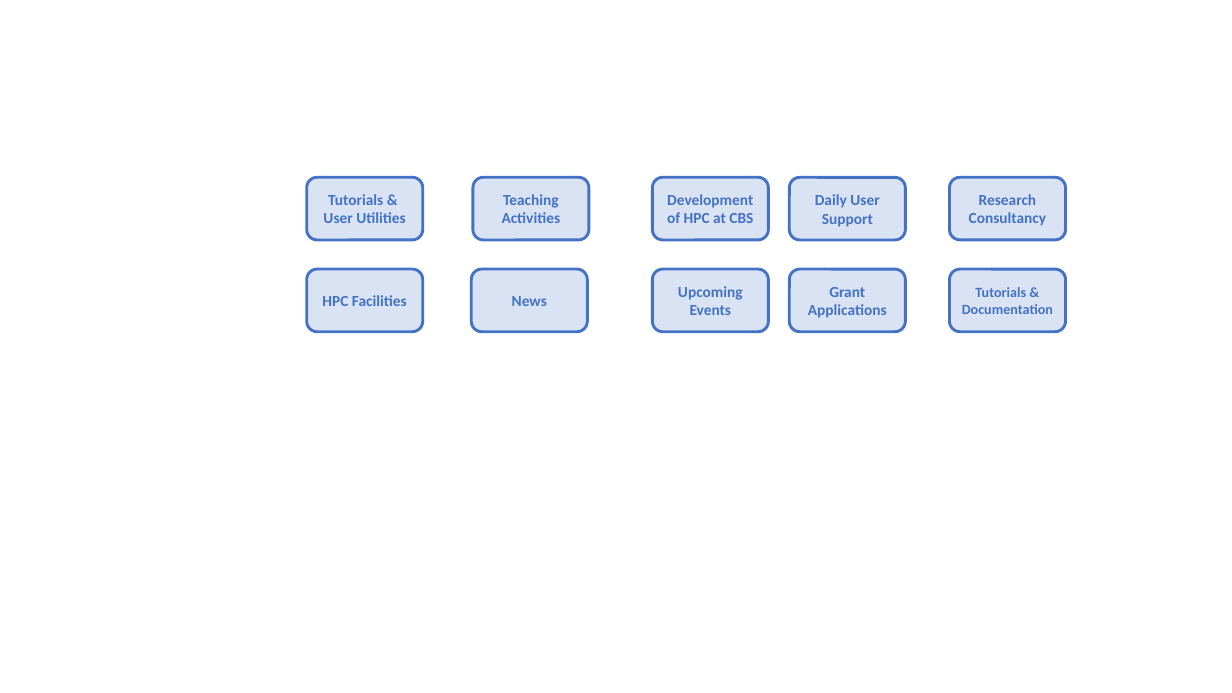
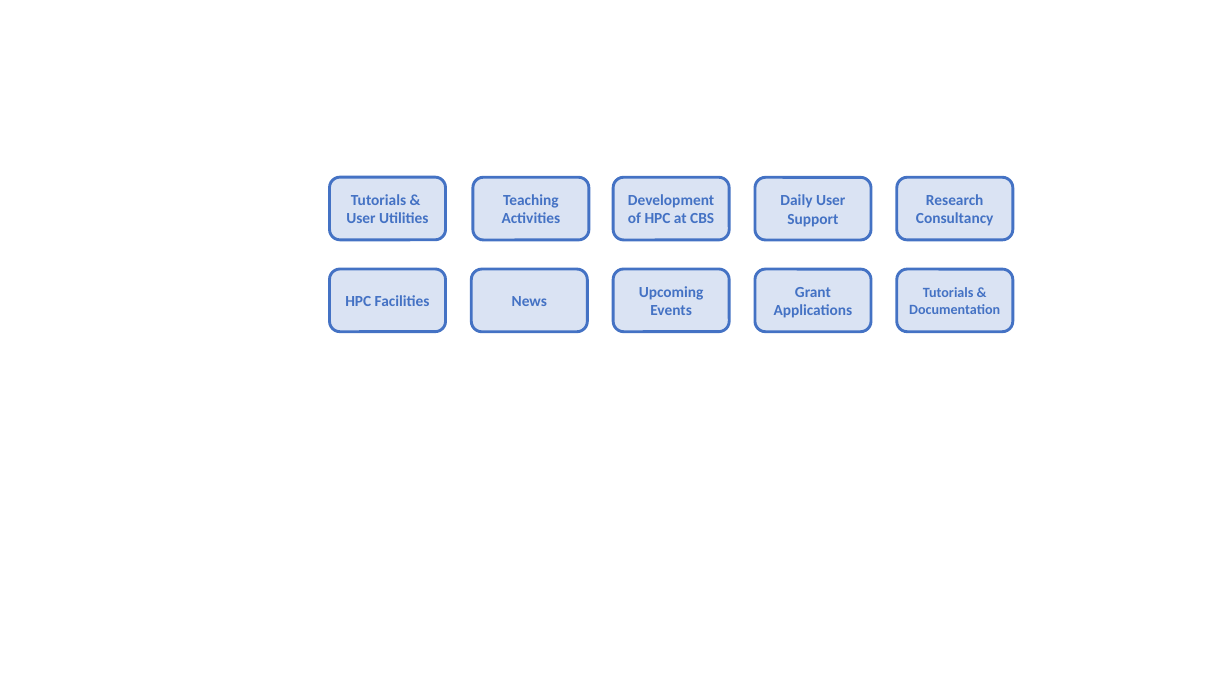
Before and after one commit to CBS-HPC/.github, a slide deck: slide 1 of profile/images/buttons.pptx. Drawn at 1232x693 pixels with LibreOffice and Linux fonts; fonts in the diff are those of the drawing. Boxes give left, top, right and bottom in pixels: in the first picture for what was removed or moved away, otherwise in the second. Text is boxed around its words. In the diff, an @@ line names an element or a change of style, - is before the commit and + after.

```diff
--- a/profile/images/buttons.pptx
+++ b/profile/images/buttons.pptx
@@ rounded rectangle "Tutorials &": place and size @@
-rounded rectangle "Tutorials &" at [307, 177, 423, 240]
+rounded rectangle "Tutorials &" at [330, 177, 446, 240]
@@ rounded rectangle "Development of HPC at CBS": place and size @@
-rounded rectangle "Development of HPC at CBS" at [653, 177, 769, 240]
+rounded rectangle "Development of HPC at CBS" at [614, 177, 730, 240]
@@ rounded rectangle "Daily User Support": place and size @@
-rounded rectangle "Daily User Support" at [789, 177, 906, 240]
+rounded rectangle "Daily User Support" at [755, 177, 872, 240]
@@ rounded rectangle "Research Consultancy": place and size @@
-rounded rectangle "Research Consultancy" at [950, 177, 1067, 240]
+rounded rectangle "Research Consultancy" at [897, 177, 1014, 240]
@@ rounded rectangle "HPC Facilities": place and size @@
-rounded rectangle "HPC Facilities" at [307, 269, 423, 332]
+rounded rectangle "HPC Facilities" at [330, 269, 446, 332]
@@ rounded rectangle "Upcoming Events": place and size @@
-rounded rectangle "Upcoming Events" at [653, 269, 769, 332]
+rounded rectangle "Upcoming Events" at [614, 269, 730, 332]
@@ rounded rectangle "Grant Applications": place and size @@
-rounded rectangle "Grant Applications" at [789, 269, 906, 332]
+rounded rectangle "Grant Applications" at [755, 269, 872, 332]
@@ rounded rectangle "Tutorials & Documentation": place and size @@
-rounded rectangle "Tutorials & Documentation" at [950, 269, 1067, 332]
+rounded rectangle "Tutorials & Documentation" at [897, 269, 1014, 332]
```
Also in this commit, not shown: 6 other files.
